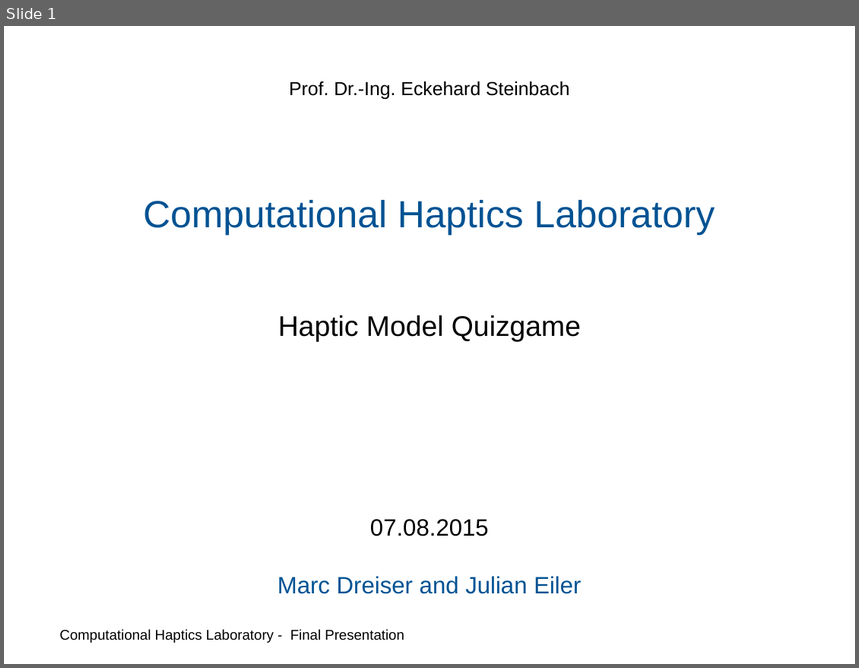
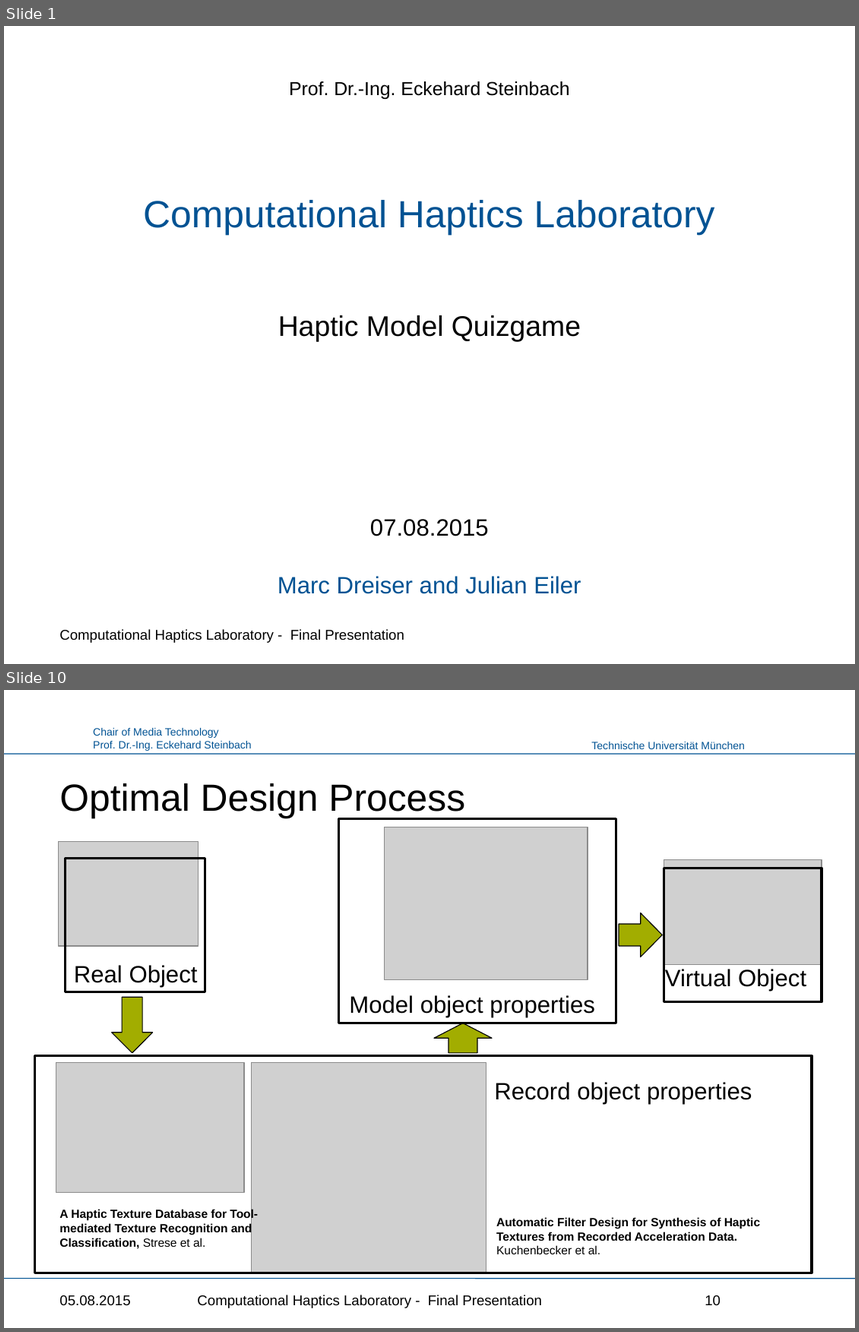
Before and after one commit to Punkbuster0401/HapticsLab, a slide deck: Haptics_Presentation.pptx. Shown one above the other, each under a label of ours: slide 1 before the commit, slides 1 and 10 after it; the slides between them are not shown. The pictures are 859x668 and 859x1332 pixels, drawn with LibreOffice and Linux fonts; fonts in the diff are those of the drawing; grey boxes stand for pictures; background and template pictures are left out. Boxes give left, top, right and bottom in pixels: in the first picture for what was removed or moved away, otherwise in the second. Text is boxed around its words. In the diff, an @@ line names an element or a change of style, - is before the commit and + after.

```diff
--- a/Haptics_Presentation.pptx
+++ b/Haptics_Presentation.pptx
@@ slide 10 added at bbox=[4, 690, 855, 1328], background #FFFFFF @@
@@ text added at bbox=[93, 728, 251, 751], 9 pt, text #005293 @@
+Chair of Media Technology
+Prof. Dr.-Ing. Eckehard Steinbach
@@ line added from (4, 754) to (855, 754), #005293 0.75 pt @@
@@ text added at bbox=[591, 742, 745, 749], 9 pt, text #005293 @@
+Technische Universität München
@@ title added at bbox=[59, 783, 465, 818], 32 pt, text #000000 @@
+Optimal Design Process
@@ picture added at bbox=[59, 841, 198, 946] @@
@@ rectangle added at bbox=[66, 859, 205, 992], outline #000000 2 pt @@
@@ group added at bbox=[338, 818, 822, 1023]: 2 rectangles, 2 pictures, 2 texts, 1 left arrow @@
+Virtual Object
+Model object properties
@@ text added at bbox=[74, 965, 198, 987], 20 pt, text #000000 @@
+Real Object
@@ right arrow added at bbox=[112, 997, 153, 1053], fill #A2AD00, outline #000000 0.75 pt @@
@@ down arrow added at bbox=[434, 1024, 492, 1053], fill #A2AD00, outline #000000 0.75 pt @@
@@ group added at bbox=[34, 1056, 812, 1273]: 2 pictures, 1 rectangle, 1 text @@
+Record object properties
@@ text added at bbox=[59, 1209, 258, 1249], 10 pt, text #000000, bold @@
+A Haptic Texture Database for Tool-mediated Texture Recognition and Classification, Strese et al.
@@ text added at bbox=[496, 1217, 760, 1255], 10 pt, text #000000, bold @@
+Automatic Filter Design for Synthesis of Haptic
+Textures from Recorded Acceleration Data. Kuchenbecker et al.
@@ line added from (4, 1279) to (855, 1279), #005293 0.75 pt @@
@@ text added at bbox=[59, 1296, 130, 1306], 12 pt, text #000000 @@
+05.08.2015
@@ text added at bbox=[197, 1295, 542, 1309], 12 pt, text #000000 @@
+Computational Haptics Laboratory - Final Presentation
@@ page number added at bbox=[705, 1296, 721, 1306], 12 pt, text #000000 @@
+10
```
Also in this commit, not shown: 11 slides changed, 5 other slides added, 1 other file.
